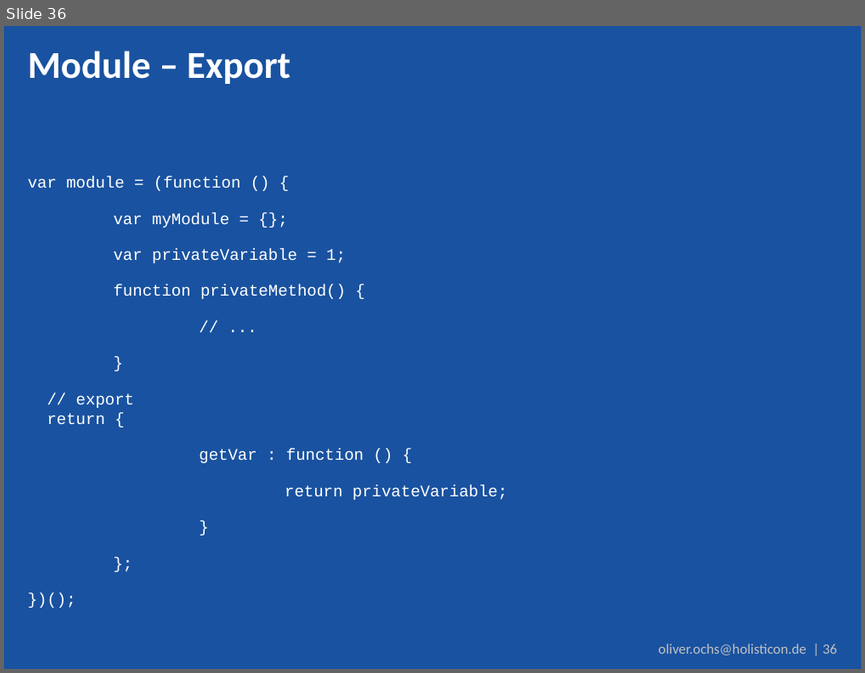
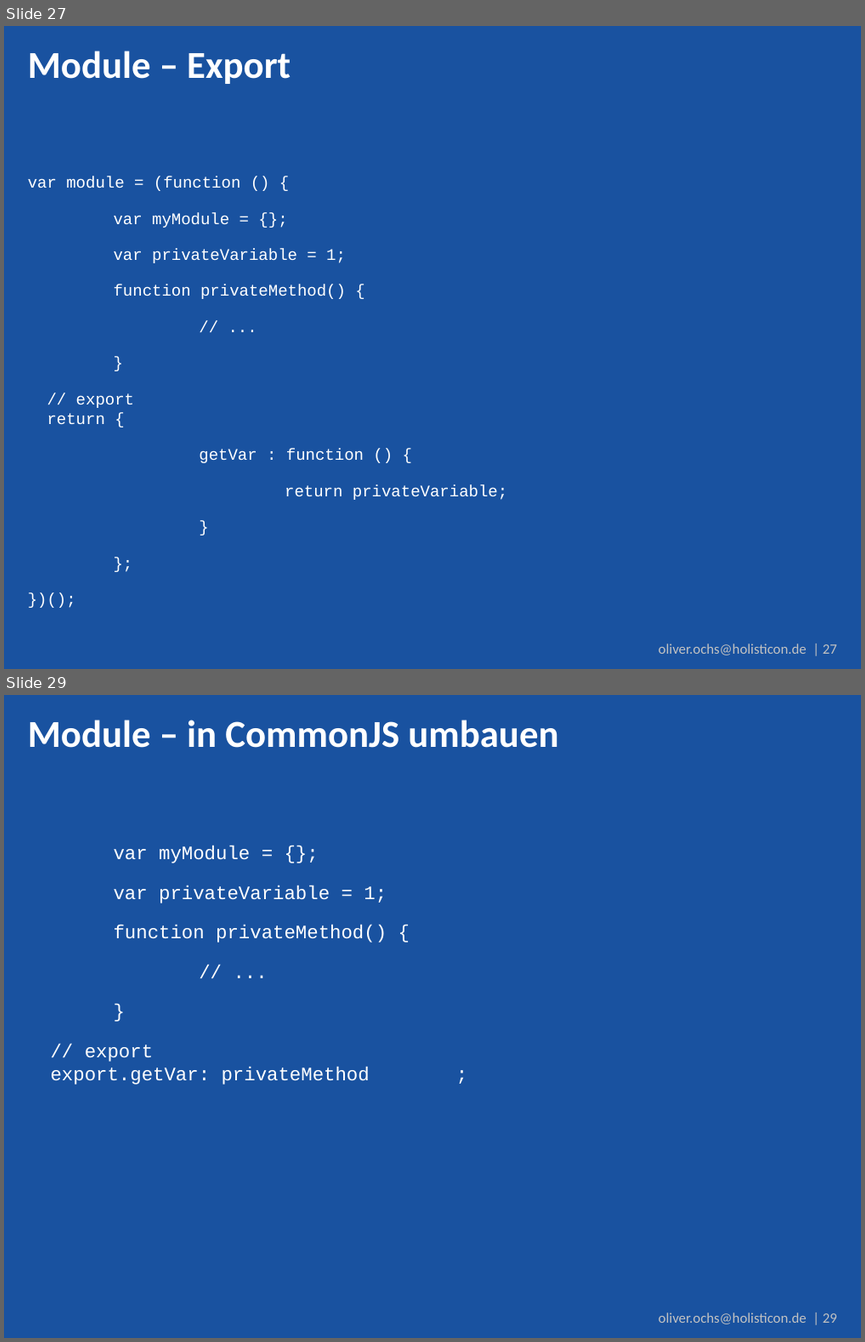
Before and after one commit to DJCordhose/serious-javascript, a slide deck: coding-sessions/code_talks.pptx. Shown one above the other, each under a label of ours: slide 36 before the commit, slides 27 and 29 after it; the slides between them are not shown. The pictures are 865x673 and 865x1342 pixels, drawn with LibreOffice and Linux fonts; fonts in the diff are those of the drawing; background and template pictures are left out. Boxes give left, top, right and bottom in pixels: in the first picture for what was removed or moved away, otherwise in the second. Text is boxed around its words. In the diff, an @@ line names an element or a change of style, - is before the commit and + after.

```diff
--- a/coding-sessions/code_talks.pptx
+++ b/coding-sessions/code_talks.pptx
@@ slide 29 added at [4,695,861,1338], background #1952A0; not listed: 1 template element that a slide beside it also shows @@
@@ title added at [28,720,558,748], 32 pt, text #FFFFFF, bold @@
+Module – in CommonJS umbauen
@@ text added at [51,845,386,1084], 16 pt, text #FFFFFF @@
+var myModule = {};
+var privateVariable = 1;
+function privateMethod() {
+// ...
+}
+// export
+export.getVar: privateMethod ;
@@ what was slide 36 is now slide 27 @@
@@ text at [658,643,837,655]: text changed @@
-oliver.ochs@holisticon.de | 36
+oliver.ochs@holisticon.de | 27
```
Also in this commit, not shown: 3 slides changed, 2 other slides added, 9 slides removed.
